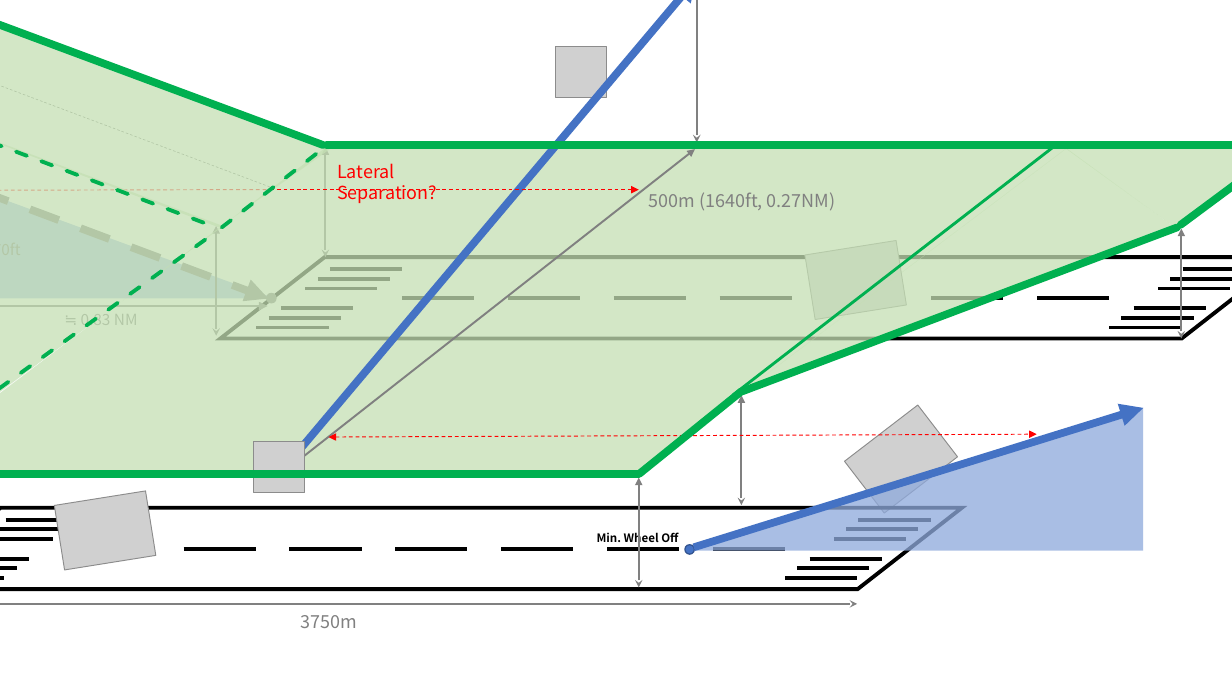
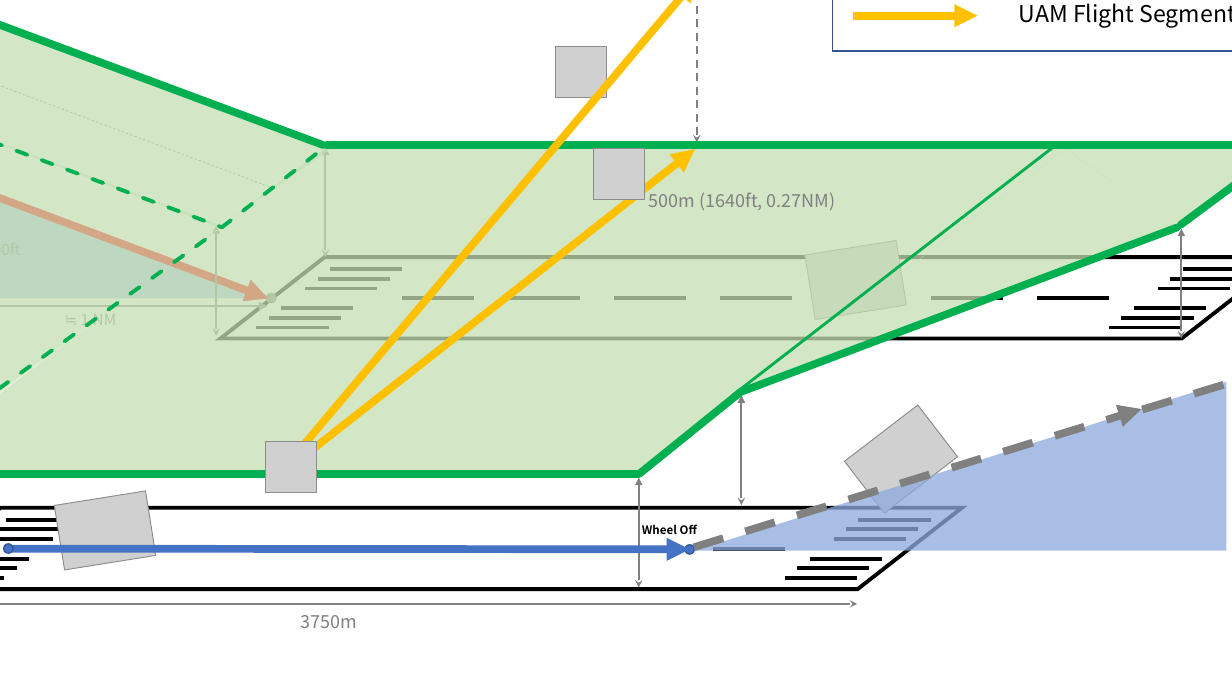
Before and after one commit to sanghyokhan/UAM_RWY-crossing, a slide deck: slide 12 of UAM runway crossing.pptx (slide 13 before the commit). Drawn at 1232x693 pixels with LibreOffice and Linux fonts; fonts in the diff are those of the drawing; grey boxes stand for pictures; background and template pictures are left out. Boxes give left, top, right and bottom in pixels: in the first picture for what was removed or moved away, otherwise in the second. Text is boxed around its words. In the diff, an @@ line names an element or a change of style, - is before the commit and + after.

```diff
--- a/UAM runway crossing.pptx
+++ b/UAM runway crossing.pptx
@@ arrow (283, 470) - (697, 0): stroke #4472C4 6 pt to #FFC000 6 pt @@
@@ double arrow (697, 142) - (697, 0): stroke #808080 1.5 pt to #808080 1.5 pt dashed @@
@@ rectangle added at [833,0,1232,52], fill #FFFFFF, outline #325491 1 pt @@
@@ arrow added from (853, 16) to (978, 16), #FFC000 6 pt @@
@@ text added at [1019,3,1232,27], 18 pt, text #000000 @@
+UAM Flight Segment
@@ line moved from (0, 85) - (213, 226) to (0, 85) - (222, 227) @@
@@ double arrow (287, 470) - (695, 149): double arrow to arrow; stroke #808080 1.5 pt to #FFC000 6 pt @@
@@ picture added at [593,148,644,199] @@
@@ text removed at [337,163,437,203] @@
-Lateral Separation?
@@ arrow (0, 190) - (268, 299): stroke #808080 6 pt dashed to #FF0000 6 pt @@
@@ arrow removed from (268, 189) to (0, 190) @@
@@ text at [81,310,117,327]: text changed @@
-≒ 0.83 NM
+≒ 1 NM
@@ triangle: place and size @@
-triangle at [695,408,1144,550]
+triangle at [695,382,1226,551]
@@ line added from (1142, 409) to (1232, 382), #808080 6 pt dashed @@
@@ arrow (694, 547) - (1141, 409): stroke #4472C4 6 pt to #808080 6 pt dashed @@
@@ picture: place and size @@
-picture at [254,442,305,493]
+picture at [265,442,316,493]
@@ double arrow removed from (329, 437) to (1037, 434) @@
@@ text at [642,524,697,534]: text changed @@
-Min. Wheel Off
+Wheel Off
@@ ellipse added at [4,544,13,554], fill #4472C4, outline #325491 1 pt @@
@@ arrow moved from (271, 189) - (639, 189) to (10, 549) - (689, 550) @@
@@ arrow (10, 549) - (689, 550): stroke #FF0000 0.75 pt dashed to #4472C4 6 pt @@
```
Also in this commit, not shown: 2 other slides changed, 4 slides added, 2 slides removed, 5 other files.
